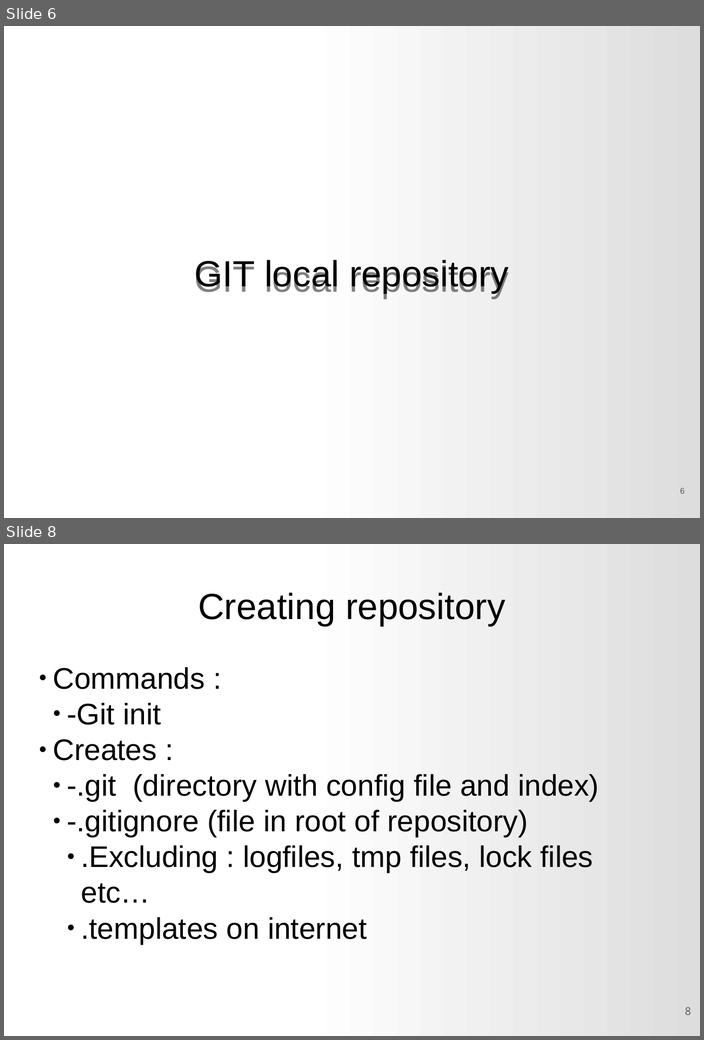
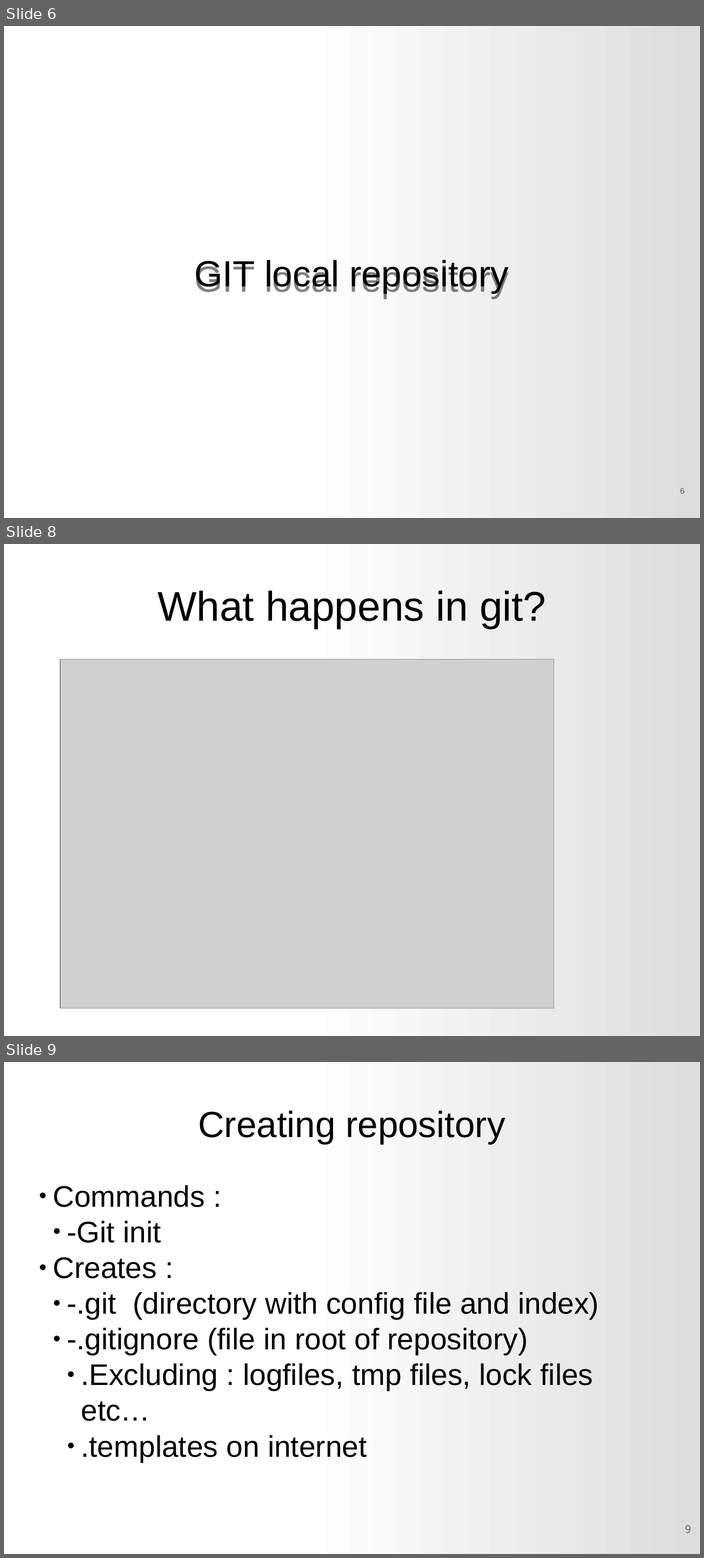
Before and after one commit to rickvek/Workshop-GIT, a slide deck: Git-Workshop.odp. Shown one above the other, each under a label of ours: slides 6 and 8 before the commit, slides 6, 8 and 9 after it; the slides between them are not shown. The pictures are 704x1040 and 704x1558 pixels, drawn with LibreOffice and Linux fonts; fonts in the diff are those of the drawing; grey boxes stand for pictures. Boxes give left, top, right and bottom in pixels: in the first picture for what was removed or moved away, otherwise in the second. Text is boxed around its words. In the diff, an @@ line names an element or a change of style, - is before the commit and + after.

```diff
--- a/Git-Workshop.odp
+++ b/Git-Workshop.odp
@@ slide 8 added at (x1=4, y1=544, x2=700, y2=1036), background gradient #FFFFFF to #DDDDDD @@
@@ title added at (x1=157, y1=590, x2=546, y2=629), 50.1 pt, text #000000 @@
+What happens in git?
@@ picture added at (x1=60, y1=659, x2=553, y2=1007) @@
@@ what was slide 8 is now slide 9 @@
@@ page number at (x1=684, y1=1525, x2=690, y2=1533): text changed @@
-8
+9
```
Also in this commit, not shown: 2 slides changed, 1 other slide added.
